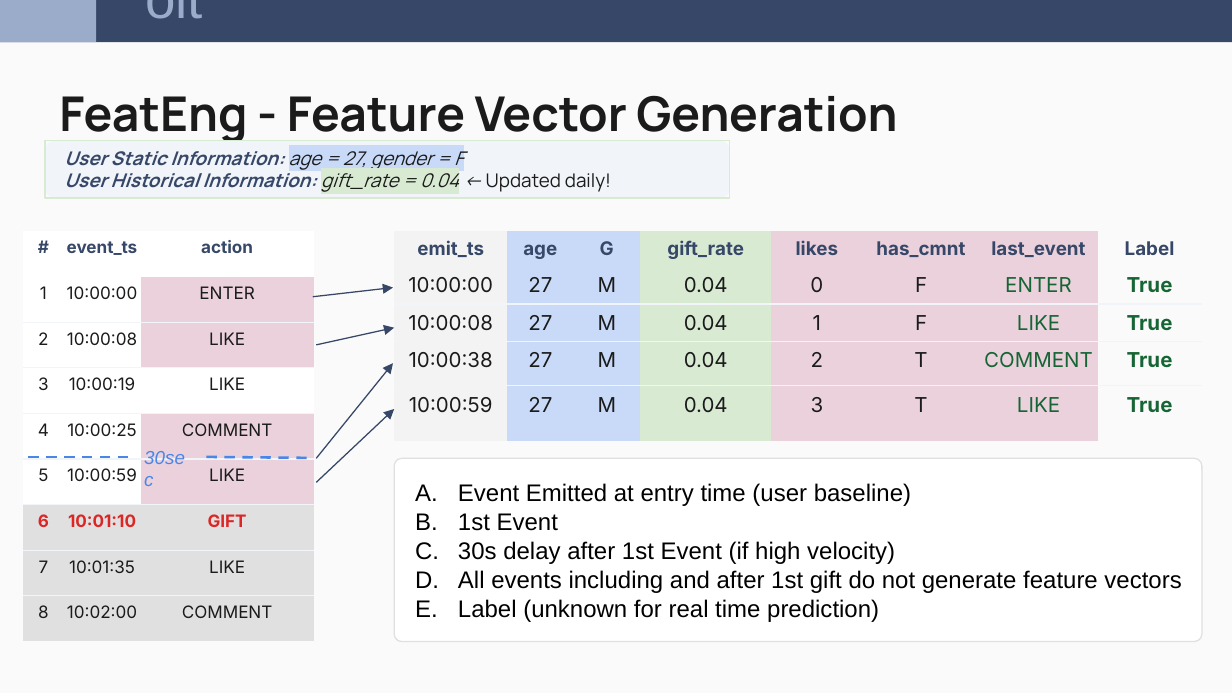
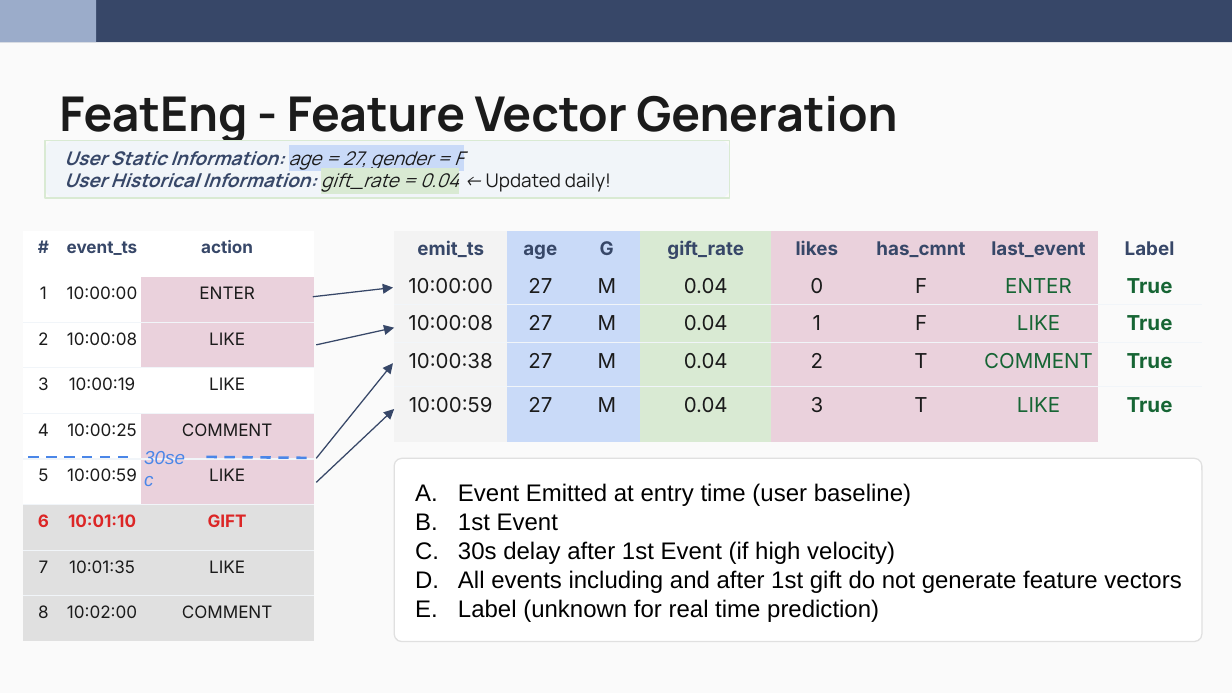
Before and after one commit to yunsi-goh/yunsi-goh.github.io, a slide deck: slide 7 of asset/project/Livestream Gift Propensity Prediction.pptx. Drawn at 1232x693 pixels with LibreOffice and Linux fonts; fonts in the diff are those of the drawing. Boxes give left, top, right and bottom in pixels: in the first picture for what was removed or moved away, otherwise in the second. Text is boxed around its words. In the diff, an @@ line names an element or a change of style, - is before the commit and + after.

```diff
--- a/asset/project/Livestream Gift Propensity Prediction.pptx
+++ b/asset/project/Livestream Gift Propensity Prediction.pptx
@@ text removed at box(145, 0, 203, 19) @@
-olt
```
Also in this commit, not shown: 10 other files.
